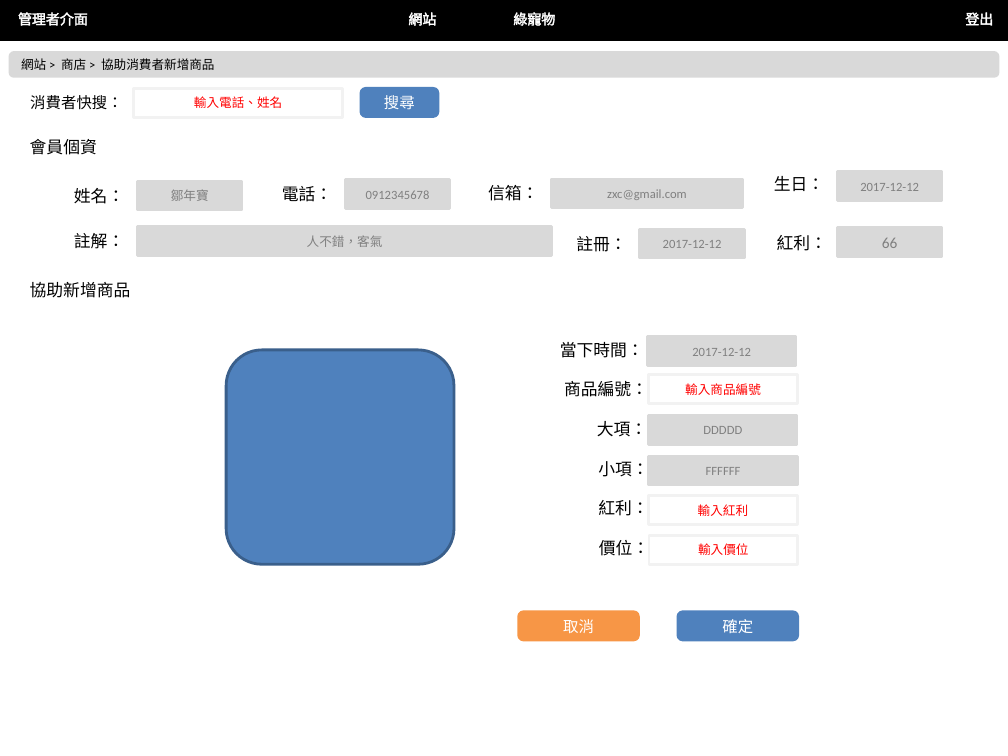
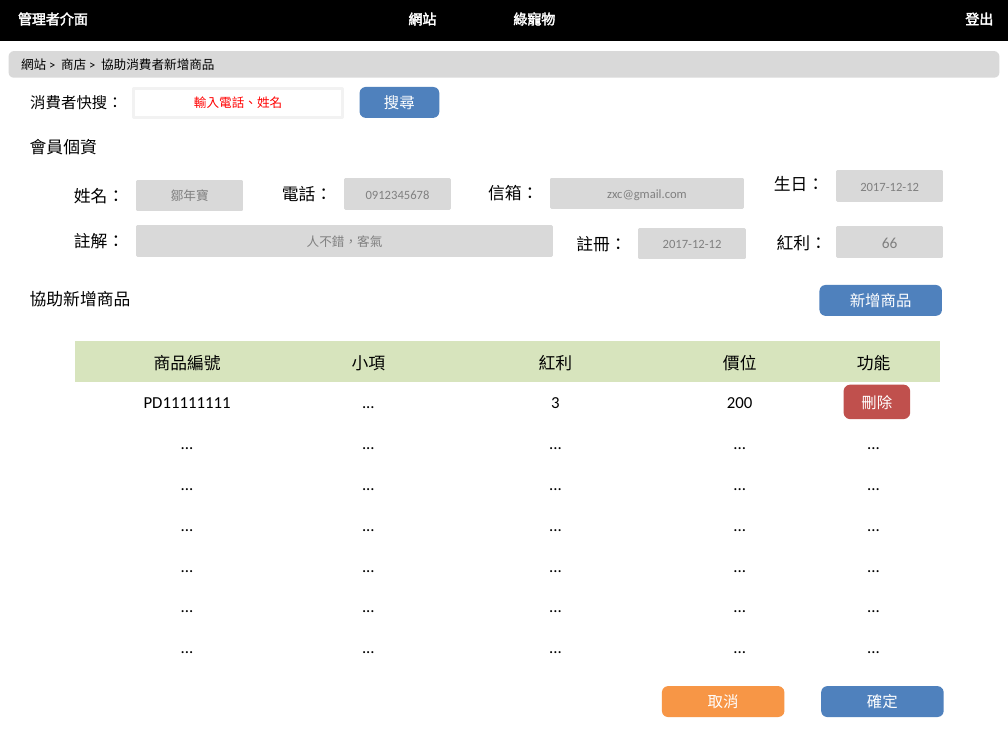
Before and after one commit to nexstar/XMind, a slide deck: slide 26 of 最終後台版型.pptx. Drawn at 1008x756 pixels with LibreOffice and Linux fonts; fonts in the diff are those of the drawing. Boxes give left, top, right and bottom in pixels: in the first picture for what was removed or moved away, otherwise in the second. Text is boxed around its words. In the diff, an @@ line names an element or a change of style, - is before the commit and + after.

```diff
--- a/最終後台版型.pptx
+++ b/最終後台版型.pptx
@@ text "協助新增商品": place and size @@
-text "協助新增商品" at bbox=[30, 282, 131, 298]
+text "協助新增商品" at bbox=[30, 291, 131, 307]
@@ rounded rectangle added at bbox=[821, 286, 940, 314], fill #4F81BD, outline #4F81BD 2 pt, 11 pt, text #FFFFFF @@
+新增商品
@@ table added at bbox=[76, 342, 941, 668], 8 rows, 5 columns @@
+商品編號 | 小項 | 紅利 | 價位 | 功能
+PD11111111 | ... | 3 | 200 | 
+... | ... | ... | ... | ...
+... | ... | ... | ... | ...
+... | ... | ... | ... | ...
+... | ... | ... | ... | ...
+... | ... | ... | ... | ...
+... | ... | ... | ... | ...
@@ rounded rectangle removed at bbox=[226, 350, 454, 564] @@
@@ text removed at bbox=[560, 342, 644, 358] @@
-當下時間：
@@ rectangle removed at bbox=[647, 337, 795, 366] @@
-2017-12-12
@@ text removed at bbox=[564, 381, 648, 397] @@
-商品編號：
@@ rectangle removed at bbox=[649, 375, 797, 404] @@
-輸入商品編號
@@ rounded rectangle added at bbox=[845, 386, 908, 417], fill #C0504D, outline #C0504D 2 pt, 11 pt, text #FFFFFF @@
+刪除
@@ rectangle removed at bbox=[649, 415, 797, 445] @@
-DDDDD
@@ text removed at bbox=[597, 421, 647, 437] @@
-大項：
@@ text removed at bbox=[598, 461, 648, 477] @@
-小項：
@@ rectangle removed at bbox=[649, 457, 797, 486] @@
-FFFFFF
@@ text removed at bbox=[598, 500, 648, 516] @@
-紅利：
@@ rectangle removed at bbox=[649, 496, 797, 525] @@
-輸入紅利
@@ rectangle removed at bbox=[649, 535, 797, 564] @@
-輸入價位
@@ text removed at bbox=[599, 540, 649, 556] @@
-價位：
@@ rounded rectangle "取消": place and size @@
-rounded rectangle "取消" at bbox=[519, 612, 639, 640]
+rounded rectangle "取消" at bbox=[663, 687, 783, 716]
@@ rounded rectangle "確定": place and size @@
-rounded rectangle "確定" at bbox=[678, 612, 798, 640]
+rounded rectangle "確定" at bbox=[823, 687, 942, 716]
```
Also in this commit, not shown: 9 other slides changed, 1 other file.
